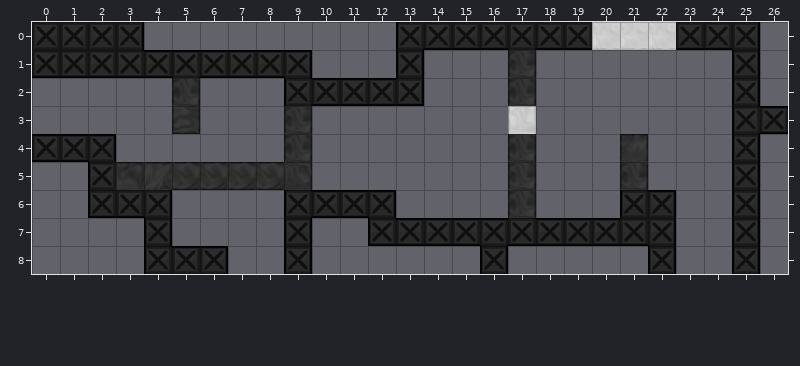
Level history. Tiled map (JSON): assets/tilemaps/firstPortal.json. This is how it looked before the edit.
Cells are 64x64 px. Shown: x 0..26, y 0..8.
Once edited:
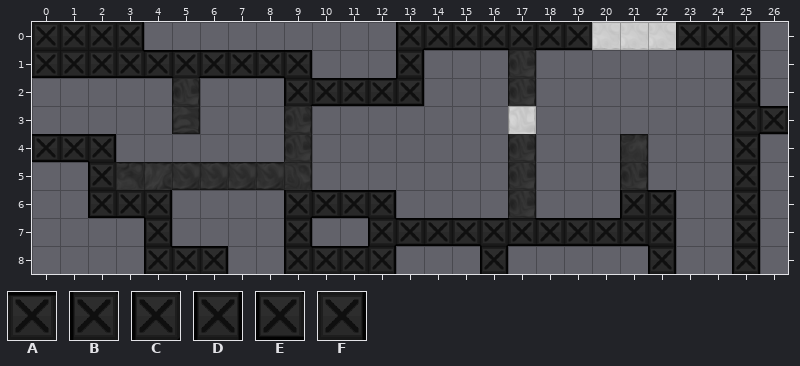
Key: from "black_indestructable": A 6, B 21, C 22, D 24, E 38, F 42.
_ is an empty cell.
Tiles replaced or removed in this view: D, E.
Edits made:
Changed rows in their new state; . is an unchanged cell.
Layer "tile":
first column x 9:
7 ...C
8 BAAF
